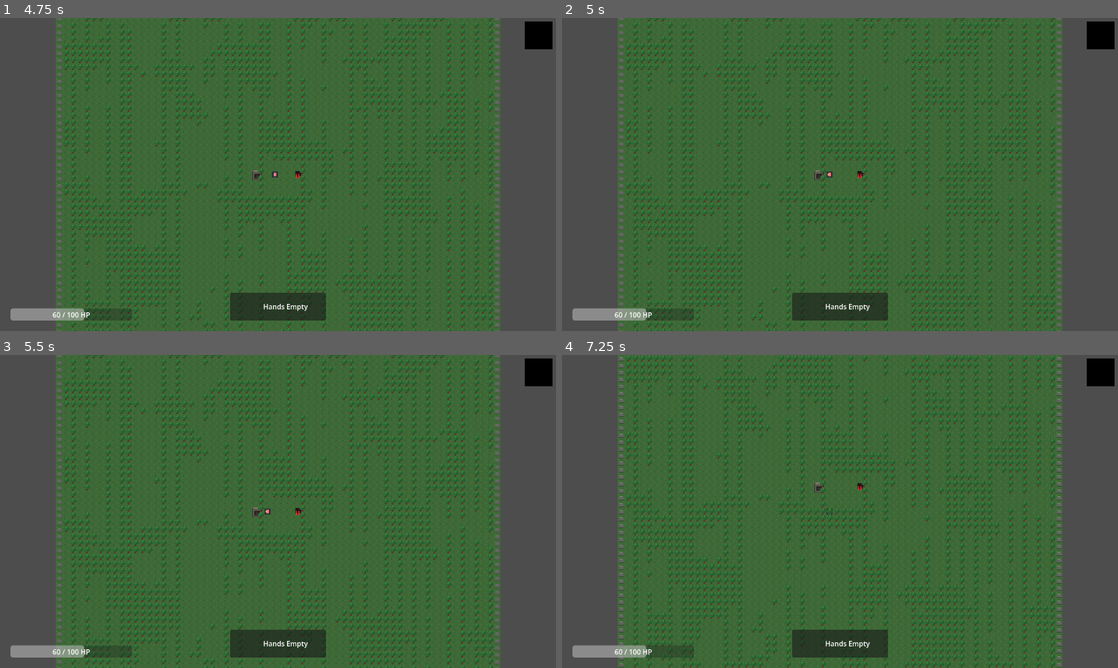
Above: before the commit, frames 1-4 (two rows, left to right).
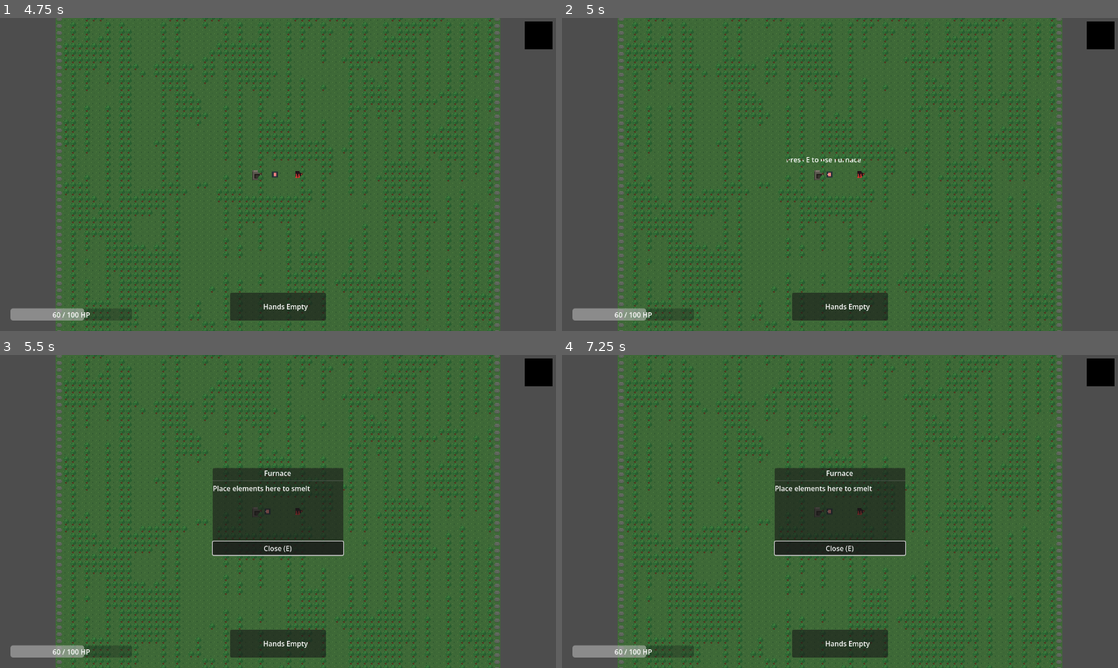
Above: after the commit, the same moments.

Repository: Maddiplomat/Project-alchemy
Game: Godot game, scene res://scenes/MainMenu.tscn
Two runs of this game, one before a commit and one after it. Both use one fixed random seed, a clock stepped at 60 frames per second and the inputs below.
Inputs (mouse positions are in pixels of both pictures, inside the frame that each line leads up to):
- Up to frame 1 (4.75 s): click "Start Run" at 0.5 s; tap Enter at 1.25, 2.75, 4.25 s; move the mouse to (400, 158) at 1.27 s; hold D (move_right) 1.28-2 s; hold E (interact) 1.28-2 s; click (400, 158) at 1.42 s; tap Shift (sprint) at 1.55, 3.05 s; tap Space at 2, 3.5 s; drag from (166, 190) to (328, 193) at 2.02 s; move the mouse to (333, 105) at 2.77 s; hold D (move_right) 2.78-3.5 s; hold E (interact) 2.78-3.5 s; drag from (250, 237) to (150, 136) at 3.52 s; move the mouse to (444, 221) at 4.27 s; hold A (move_left) from 4.28 s (still down); hold Shift (sprint) from 4.28 s (still down)
- Up to frame 2 (5 s): keep holding A (move_left); keep holding Shift (sprint); tap Escape at 4.9 s
- Up to frame 3 (5.5 s): release A (move_left) at 5 s; release Shift (sprint) at 5 s; tap E (interact) at 5 s; drag from (111, 464) to (455, 417) at 5.02 s
- Up to frame 4 (7.25 s): move the mouse to (867, 511) at 5.77 s; hold S (move_down) 5.78-6.5 s; hold Shift (sprint) 5.78-6.5 s; click (867, 511) at 5.92 s; drag from (756, 433) to (856, 373) at 6.52 s

Frame 1 is identical in both runs. In frame 2, less than 0.1% of the frame differs, in the area x 40-54%, y 44-47%; in frame 3, 6.5%; in frame 4, 17%, in the area x 10-90%, y 0-100%.

Commit message:
Add furnace interaction UI flow

Diff:
--- a/scenes/Furnace.tscn
+++ b/scenes/Furnace.tscn
@@ -21,3 +21,12 @@
 
 [node name="CollisionShape2D" type="CollisionShape2D" parent="InteractionArea"]
 shape = SubResource("RectangleShape2D_interaction")
+
+[node name="PromptLabel" type="Label" parent="."]
+visible = false
+offset_left = -76.0
+offset_top = -46.0
+offset_right = 76.0
+offset_bottom = -8.0
+text = "Press E to use Furnace"
+horizontal_alignment = 1
--- /dev/null
+++ b/scenes/UI/FurnaceUI.tscn
@@ -0,0 +1,49 @@
+[gd_scene format=4 uid="uid://b7yay03kq2cde"]
+
+[ext_resource type="Script" path="res://scripts/FurnaceUI.gd" id="1_abc123"]
+
+[node name="FurnaceUI" type="Control"]
+layout_mode = 3
+anchors_preset = 15
+anchor_right = 1.0
+anchor_bottom = 1.0
+grow_horizontal = 2
+grow_vertical = 2
+script = ExtResource("1_abc123")
+
+[node name="PanelContainer" type="PanelContainer" parent="."]
+layout_mode = 1
+anchors_preset = 8
+anchor_left = 0.5
+anchor_top = 0.5
+anchor_right = 0.5
+anchor_bottom = 0.5
+offset_left = -150.0
+offset_top = -100.0
+offset_right = 150.0
+offset_bottom = 100.0
+grow_horizontal = 2
+grow_vertical = 2
+
+[node name="VBoxContainer" type="VBoxContainer" parent="PanelContainer"]
+layout_mode = 2
+
+[node name="TitleLabel" type="Label" parent="PanelContainer/VBoxContainer"]
+layout_mode = 2
+text = "Furnace"
+horizontal_alignment = 1
+
+[node name="HSeparator" type="HSeparator" parent="PanelContainer/VBoxContainer"]
+layout_mode = 2
+
+[node name="ContentLabel" type="Label" parent="PanelContainer/VBoxContainer"]
+layout_mode = 2
+text = "Place elements here to smelt"
+
+[node name="Spacer" type="Control" parent="PanelContainer/VBoxContainer"]
+layout_mode = 2
+size_flags_vertical = 3
+
+[node name="CloseButton" type="Button" parent="PanelContainer/VBoxContainer"]
+layout_mode = 2
+text = "Close (E)"
--- a/scripts/Furnace.gd
+++ b/scripts/Furnace.gd
@@ -1,7 +1,11 @@
 extends StaticBody2D
+
+const FURNACE_UI_SCENE := preload("res://scenes/UI/FurnaceUI.tscn")
 
 signal player_entered_range
 signal player_exited_range
+signal interaction_started
+signal interaction_ended
 
 @export var is_lit := false
 @export var fuel_level := 0.0
@@ -9,17 +13,35 @@
 
 @onready var sprite: Sprite2D = $Sprite2D
 @onready var interaction_area: Area2D = $InteractionArea
+@onready var prompt_label: Label = $PromptLabel
 
 var _unlit_texture: Texture2D
 var _lit_texture: Texture2D
+var _player_in_range := false
+var _is_interacting := false
+var _interact_locked_until_release := false
+var _player: Node
+var _furnace_ui
 
 
 func _ready() -> void:
 	_unlit_texture = _build_placeholder_texture(false)
 	_lit_texture = _build_placeholder_texture(true)
 	_update_sprite()
+	_ensure_ui()
 	interaction_area.body_entered.connect(_on_body_entered)
 	interaction_area.body_exited.connect(_on_body_exited)
+	_hide_prompt()
+
+
+func _process(_delta: float) -> void:
+	if _interact_locked_until_release:
+		if not Input.is_action_pressed("interact"):
+			_interact_locked_until_release = false
+		return
+	if _player_in_range and not _is_interacting:
+		if Input.is_action_just_pressed("interact"):
+			_start_interaction()
 
 
 func set_lit(value: bool) -> void:
@@ -27,14 +49,82 @@
 	_update_sprite()
 
 
+func open_ui() -> void:
+	_is_interacting = true
+	_interact_locked_until_release = true
+	_show_prompt(false)
+	if is_instance_valid(_player) and _player.has_method("pause_input"):
+		_player.pause_input()
+	_ensure_ui()
+	if _furnace_ui != null:
+		_furnace_ui.open_ui()
+	interaction_started.emit()
+
+
+func close_ui() -> void:
+	if not _is_interacting:
+		return
+	_is_interacting = false
+	_interact_locked_until_release = true
+	_show_prompt(_player_in_range)
+	if _furnace_ui != null and _furnace_ui.visible:
+		_furnace_ui.close_ui()
+	if is_instance_valid(_player) and _player.has_method("resume_input"):
+		_player.resume_input()
+	interaction_ended.emit()
+
+
+func _start_interaction() -> void:
+	open_ui()
+
+
 func _on_body_entered(body: Node) -> void:
-	if body.name == "Player":
+	if body.name == "Player" and body is CharacterBody2D:
+		_player = body
+		_player_in_range = true
+		if not _is_interacting:
+			_show_prompt(true)
 		player_entered_range.emit()
 
 
 func _on_body_exited(body: Node) -> void:
 	if body.name == "Player":
+		if body == _player:
+			_player = null
+		_player_in_range = false
+		_hide_prompt()
 		player_exited_range.emit()
+
+
+func _show_prompt(show: bool) -> void:
+	if prompt_label:
+		prompt_label.visible = show
+
+
+func _hide_prompt() -> void:
+	if prompt_label:
+		prompt_label.visible = false
+
+
+func _ensure_ui() -> void:
+	if _furnace_ui != null:
+		return
+
+	var current_scene := get_tree().current_scene
+	if current_scene == null:
+		return
+
+	var ui_parent := current_scene.find_child("HUD", true, false)
+	if ui_parent == null:
+		ui_parent = current_scene
+
+	_furnace_ui = FURNACE_UI_SCENE.instantiate()
+	ui_parent.add_child(_furnace_ui)
+	_furnace_ui.ui_closed.connect(_on_ui_closed)
+
+
+func _on_ui_closed() -> void:
+	close_ui()
 
 
 func _update_sprite() -> void:
--- /dev/null
+++ b/scripts/FurnaceUI.gd
@@ -0,0 +1,43 @@
+extends Control
+
+signal ui_closed
+
+@onready var panel: PanelContainer = $PanelContainer
+@onready var close_button: Button = $PanelContainer/VBoxContainer/CloseButton
+
+var _is_open := false
+
+
+func _ready() -> void:
+	close_button.pressed.connect(_on_close_pressed)
+	visible = false
+
+
+func _unhandled_input(event: InputEvent) -> void:
+	if not _is_open:
+		return
+	if event.is_action_pressed("interact"):
+		close_ui()
+		get_viewport().set_input_as_handled()
+		return
+	if event is InputEventKey and event.pressed and not event.echo and event.keycode == KEY_ESCAPE:
+		close_ui()
+		get_viewport().set_input_as_handled()
+
+
+func open_ui() -> void:
+	_is_open = true
+	visible = true
+	close_button.grab_focus()
+
+
+func close_ui() -> void:
+	if not _is_open:
+		return
+	_is_open = false
+	visible = false
+	ui_closed.emit()
+
+
+func _on_close_pressed() -> void:
+	close_ui()
--- a/scripts/PlayerMovement.gd
+++ b/scripts/PlayerMovement.gd
@@ -9,11 +9,14 @@
 @export var sprint_drop_chance: float = 0.002
 
 signal drop_item(slot_index: int)
+signal input_paused_changed(is_paused: bool)
 
 var _speed_multiplier := 1.0
 var _sprint_multiplier := 1.0
 var _step_timer := 0.0
 var _base_max_speed := 0.0
+
+var _input_paused := false
 
 
 func _ready() -> void:
@@ -23,6 +26,12 @@
 	_on_weight_changed(InventoryManager.total_weight, InventoryManager.carry_capacity)
 
 func _physics_process(delta: float) -> void:
+	if _input_paused:
+		velocity = Vector2.ZERO
+		_step_timer = 0.0
+		move_and_slide()
+		return
+
 	_sprint_multiplier = SPRINT_SPEED_MULTIPLIER if Input.is_action_pressed(&'sprint') else 1.0
 	_handle_sprint_risk()
 	var input_direction := Input.get_vector(
@@ -33,7 +42,7 @@
 	)
 	var current_max_speed := _base_max_speed * _speed_multiplier * _sprint_multiplier
 
-	if input_direction != Vector2.ZERO:
+	if input_direction != Vector2.ZERO and not _input_paused:
 		velocity = velocity.move_toward(input_direction * current_max_speed, acceleration * delta)
 	else:
 		velocity = velocity.move_toward(Vector2.ZERO, friction * delta)
@@ -64,3 +73,19 @@
 
 func _on_weight_changed(total_weight: float, carry_capacity: float) -> void:
 	_speed_multiplier = OVER_CAPACITY_SPEED_MULTIPLIER if total_weight > carry_capacity else 1.0
+
+
+func pause_input() -> void:
+	_input_paused = true
+	_sprint_multiplier = 1.0
+	velocity = Vector2.ZERO
+	input_paused_changed.emit(true)
+
+
+func resume_input() -> void:
+	_input_paused = false
+	input_paused_changed.emit(false)
+
+
+func is_input_paused() -> bool:
+	return _input_paused
Not shown, added: scripts/Furnace.gd.uid
Not shown, added: scripts/FurnaceUI.gd.uid
